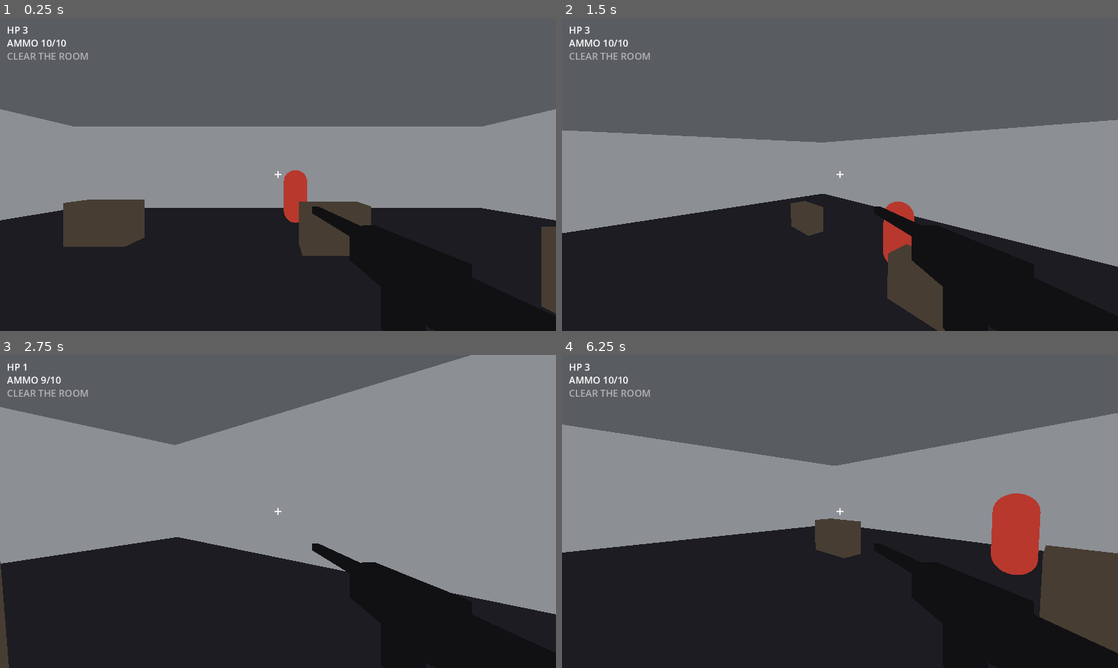
Above: before the commit, frames 1-4 (two rows, left to right).
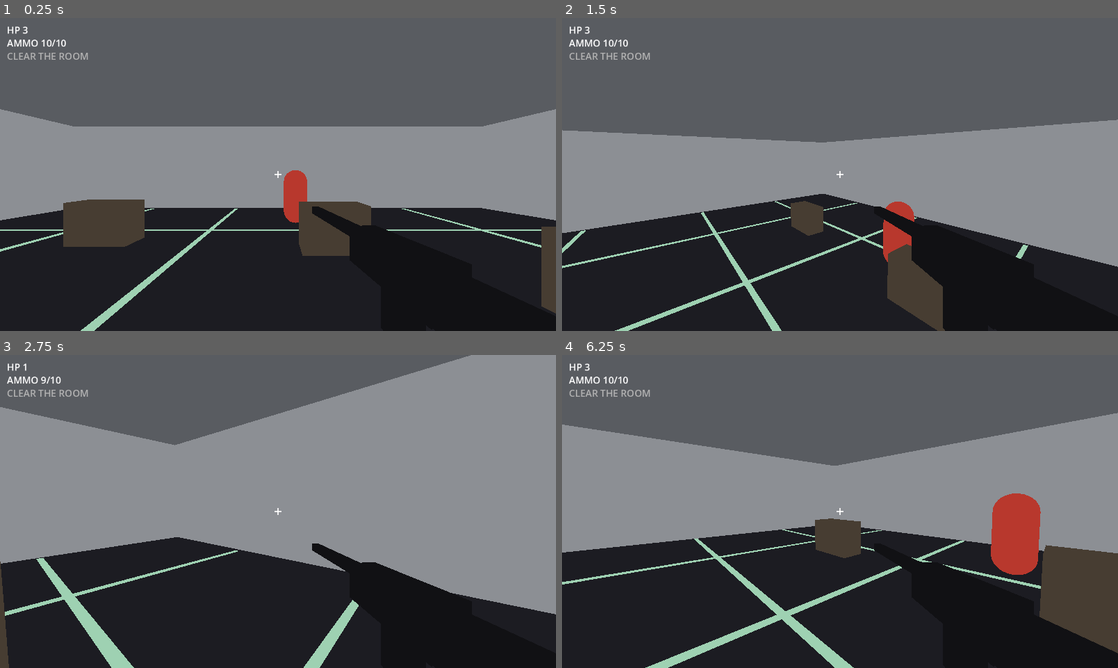
Above: after the commit, the same moments.

Repository: zachmofo/fps-studio
Game: Godot game, scene res://scenes/main.tscn
Same seed, same stepped clock (60 frames per second), same inputs: the game is played once before the commit and once after it.
Inputs (mouse positions are in pixels of both pictures, inside the frame that each line leads up to):
- Up to frame 1 (0.25 s): no input
- Up to frame 2 (1.5 s): move the mouse to (962, 158) at 0.52 s; press the mouse at (962, 158) at 0.53 s; hold D (move_right) 0.53-1.28 s; tap Space (jump) at 0.77 s; move the mouse to (812, 174) at 1.27 s; release the mouse at (812, 174) at 1.28 s; hold W (move_forward) from 1.28 s (still down); tap Shift (sprint) at 1.35 s
- Up to frame 3 (2.75 s): keep holding W (move_forward); tap Space (jump) at 1.52 s; move the mouse to (289, 505) at 2.02 s; press the mouse at (289, 505) at 2.03 s
- Up to frame 4 (6.25 s): move the mouse to (834, 517) at 2.77 s; release the mouse at (834, 517) at 2.78 s; tap Shift (sprint) at 2.85, 4.35, 5.85 s; tap Space (jump) at 3.02, 3.77, 4.52, 5.75, 6.02 s; move the mouse to (878, 514) at 3.52 s; press the mouse at (878, 514) at 3.53 s; move the mouse to (795, 508) at 4.27 s; release the mouse at (795, 508) at 4.28 s; tap Enter at 5 s; move the mouse to (845, 511) at 5.02 s; press the mouse at (845, 511) at 5.03 s; move the mouse to (817, 505) at 5.77 s; release W (move_forward) at 5.78 s; release the mouse at (817, 505) at 5.78 s; hold D (move_right) from 5.78 s (still down)

The runs differ from the first frame. In frame 1, 1.1% of the frame differs, in the area x 0-98%, y 60-100%; in frame 2, 1.4%; in frame 3, 1.8%; in frame 4, 2.3%, in the area x 0-87%, y 55-100%.

Commit message:
I-10 killing floor: 4x4 unlit strips Color(0.62,0.82,0.70), skip orange pad

Diff:
--- a/project.godot
+++ b/project.godot
@@ -11,7 +11,7 @@
 [application]
 
 config/name="Iron Saint"
-config/description="FPS Studio Iron Saint I-9: gun audio, CoverMid dummy."
+config/description="FPS Studio Iron Saint I-10: fluorescent killing floor."
 run/main_scene="res://scenes/main.tscn"
 config/features=PackedStringArray("4.3", "GL Compatibility")
 config/icon="res://icon.svg"
--- a/scenes/main.tscn
+++ b/scenes/main.tscn
@@ -70,6 +70,18 @@
 [sub_resource type="BoxShape3D" id="BoxShape3D_cover"]
 size = Vector3(1.4, 1.0, 0.7)
 
+[sub_resource type="StandardMaterial3D" id="Mat_strip"]
+shading_mode = 0
+albedo_color = Color(0.62, 0.82, 0.70, 1)
+
+[sub_resource type="BoxMesh" id="BoxMesh_strip_x"]
+material = SubResource("Mat_strip")
+size = Vector3(19.6, 0.02, 0.12)
+
+[sub_resource type="BoxMesh" id="BoxMesh_strip_z"]
+material = SubResource("Mat_strip")
+size = Vector3(0.12, 0.02, 19.6)
+
 [node name="Main" type="Node3D"]
 script = ExtResource("1_main")
 
@@ -84,6 +96,46 @@
 
 [node name="CollisionShape3D" type="CollisionShape3D" parent="Floor"]
 shape = SubResource("BoxShape3D_floor")
+
+[node name="StripX1" type="MeshInstance3D" parent="."]
+transform = Transform3D(1, 0, 0, 0, 1, 0, 0, 0, 1, 0, 0.012, -6.0)
+cast_shadow = 0
+mesh = SubResource("BoxMesh_strip_x")
+
+[node name="StripX2" type="MeshInstance3D" parent="."]
+transform = Transform3D(1, 0, 0, 0, 1, 0, 0, 0, 1, 0, 0.012, -2.0)
+cast_shadow = 0
+mesh = SubResource("BoxMesh_strip_x")
+
+[node name="StripX3" type="MeshInstance3D" parent="."]
+transform = Transform3D(1, 0, 0, 0, 1, 0, 0, 0, 1, 0, 0.012, 2.0)
+cast_shadow = 0
+mesh = SubResource("BoxMesh_strip_x")
+
+[node name="StripX4" type="MeshInstance3D" parent="."]
+transform = Transform3D(1, 0, 0, 0, 1, 0, 0, 0, 1, 0, 0.012, 6.0)
+cast_shadow = 0
+mesh = SubResource("BoxMesh_strip_x")
+
+[node name="StripZ1" type="MeshInstance3D" parent="."]
+transform = Transform3D(1, 0, 0, 0, 1, 0, 0, 0, 1, -6.0, 0.012, 0)
+cast_shadow = 0
+mesh = SubResource("BoxMesh_strip_z")
+
+[node name="StripZ2" type="MeshInstance3D" parent="."]
+transform = Transform3D(1, 0, 0, 0, 1, 0, 0, 0, 1, -2.0, 0.012, 0)
+cast_shadow = 0
+mesh = SubResource("BoxMesh_strip_z")
+
+[node name="StripZ3" type="MeshInstance3D" parent="."]
+transform = Transform3D(1, 0, 0, 0, 1, 0, 0, 0, 1, 2.0, 0.012, 0)
+cast_shadow = 0
+mesh = SubResource("BoxMesh_strip_z")
+
+[node name="StripZ4" type="MeshInstance3D" parent="."]
+transform = Transform3D(1, 0, 0, 0, 1, 0, 0, 0, 1, 6.0, 0.012, 0)
+cast_shadow = 0
+mesh = SubResource("BoxMesh_strip_z")
 
 [node name="WallNorth" type="StaticBody3D" parent="."]
 transform = Transform3D(1, 0, 0, 0, 1, 0, 0, 0, 1, 0, 2, -10.1)
Not shown: 1 places in scenes/main.tscn that only renumber resources
Not shown, changed: CHANGELOG.md
Not shown, changed: README.md
Not shown, changed: STUDIO.md
